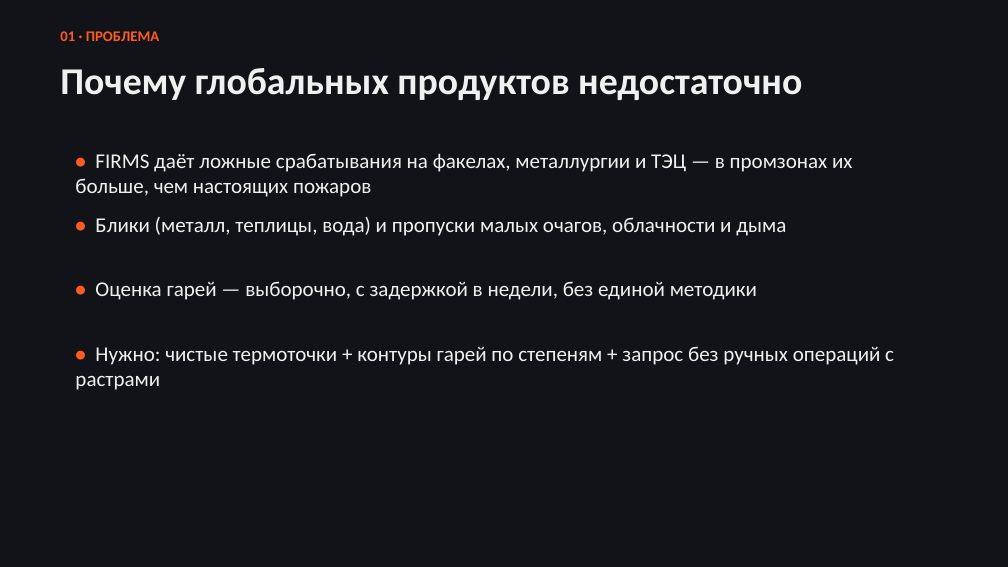
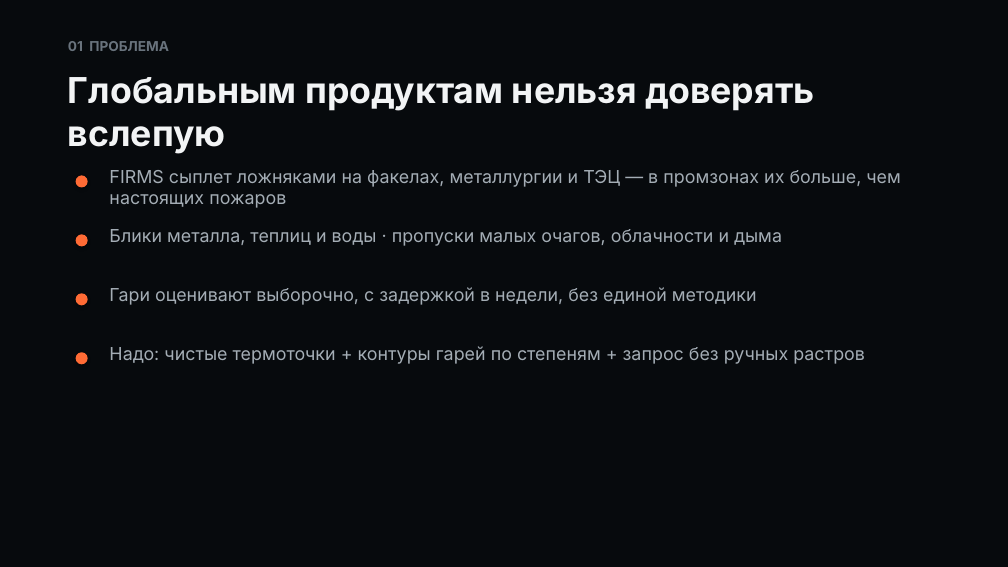
Before and after one commit to izislesar/kosmohack, a slide deck: slide 2 of docs/slides-deck.pptx. Drawn at 1008x567 pixels with LibreOffice and Linux fonts; fonts in the diff are those of the drawing. Boxes give left, top, right and bottom in pixels: in the first picture for what was removed or moved away, otherwise in the second. Text is boxed around its words. In the diff, an @@ line names an element or a change of style, - is before the commit and + after.

```diff
--- a/docs/slides-deck.pptx
+++ b/docs/slides-deck.pptx
@@ background #111318 to #070A0D @@
@@ text at <box>68,41,169,51</box>: text changed; size 14 to 13 pt; font Calibri to Inter; text colour #FF5A1F to #69737D @@
-01 · ПРОБЛЕМА
+01 ПРОБЛЕМА
@@ text at <box>68,77,814,154</box>: text changed; size 36 to 34 pt; font Calibri to Inter; text colour #F0F0F0 to #F2F4F5 @@
-Почему глобальных продуктов недостаточно
+Глобальным продуктам нельзя доверять вслепую
@@ ellipse added at <box>76,175,88,188</box>, fill #FF6B35 @@
@@ text at <box>109,170,901,208</box>: text changed; size 20 to 17 pt; font Calibri to Inter; text colour #F0F0F0 to #A4ADB5 @@
-• FIRMS даёт ложные срабатывания на факелах, металлургии и ТЭЦ — в промзонах их больше, чем настоящих пожаров
+FIRMS сыплет ложняками на факелах, металлургии и ТЭЦ — в промзонах их больше, чем настоящих пожаров
@@ ellipse added at <box>76,234,88,247</box>, fill #FF6B35 @@
@@ text at <box>109,229,782,246</box>: text changed; size 20 to 17 pt; font Calibri to Inter; text colour #F0F0F0 to #A4ADB5 @@
-• Блики (металл, теплицы, вода) и пропуски малых очагов, облачности и дыма
+Блики металла, теплиц и воды · пропуски малых очагов, облачности и дыма
@@ ellipse added at <box>76,293,88,306</box>, fill #FF6B35 @@
@@ text at <box>109,287,757,305</box>: text changed; size 20 to 17 pt; font Calibri to Inter; text colour #F0F0F0 to #A4ADB5 @@
-• Оценка гарей — выборочно, с задержкой в недели, без единой методики
+Гари оценивают выборочно, с задержкой в недели, без единой методики
@@ ellipse added at <box>76,352,88,364</box>, fill #FF6B35 @@
@@ text at <box>109,346,865,364</box>: text changed; size 20 to 17 pt; font Calibri to Inter; text colour #F0F0F0 to #A4ADB5 @@
-• Нужно: чистые термоточки + контуры гарей по степеням + запрос без ручных операций с растрами
+Надо: чистые термоточки + контуры гарей по степеням + запрос без ручных растров
```
Also in this commit, not shown: 8 other slides changed, 1 slide added, 1 slide removed.
